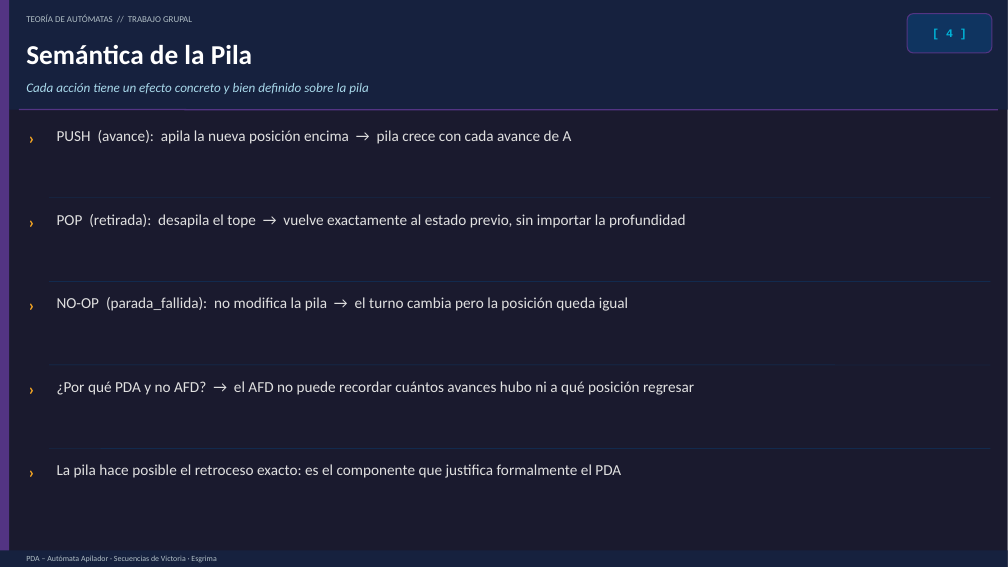
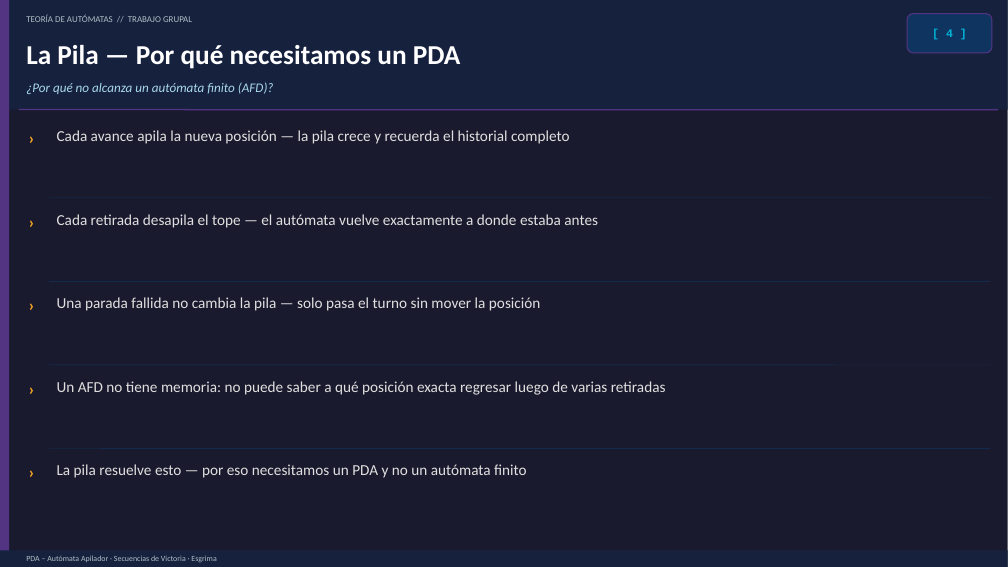
Before and after one commit to Benjamin2150/automata_proyecto, a slide deck: slide 4 of Proyecto_PDA_Esgrima.pptx. Drawn at 1008x567 pixels with LibreOffice and Linux fonts; fonts in the diff are those of the drawing. Boxes give left, top, right and bottom in pixels: in the first picture for what was removed or moved away, otherwise in the second. Text is boxed around its words. In the diff, an @@ line names an element or a change of style, - is before the commit and + after.

```diff
--- a/Proyecto_PDA_Esgrima.pptx
+++ b/Proyecto_PDA_Esgrima.pptx
@@ text at bbox=[26, 45, 461, 69]: text changed @@
-Semántica de la Pila
+La Pila — Por qué necesitamos un PDA
@@ text at bbox=[26, 82, 274, 94]: text changed @@
-Cada acción tiene un efecto concreto y bien definido sobre la pila
+¿Por qué no alcanza un autómata finito (AFD)?
@@ text at bbox=[57, 130, 570, 144]: text changed @@
-PUSH (avance): apila la nueva posición encima → pila crece con cada avance de A
+Cada avance apila la nueva posición — la pila crece y recuerda el historial completo
@@ text at bbox=[57, 214, 598, 228]: text changed @@
-POP (retirada): desapila el tope → vuelve exactamente al estado previo, sin importar la profundidad
+Cada retirada desapila el tope — el autómata vuelve exactamente a donde estaba antes
@@ text at bbox=[57, 297, 540, 311]: text changed @@
-NO-OP (parada_fallida): no modifica la pila → el turno cambia pero la posición queda igual
+Una parada fallida no cambia la pila — solo pasa el turno sin mover la posición
@@ text at bbox=[57, 381, 666, 395]: text changed @@
-¿Por qué PDA y no AFD? → el AFD no puede recordar cuántos avances hubo ni a qué posición regresar
+Un AFD no tiene memoria: no puede saber a qué posición exacta regresar luego de varias retiradas
@@ text at bbox=[57, 464, 527, 478]: text changed @@
-La pila hace posible el retroceso exacto: es el componente que justifica formalmente el PDA
+La pila resuelve esto — por eso necesitamos un PDA y no un autómata finito
```
Also in this commit, not shown: 8 other slides changed, 2 other files.
